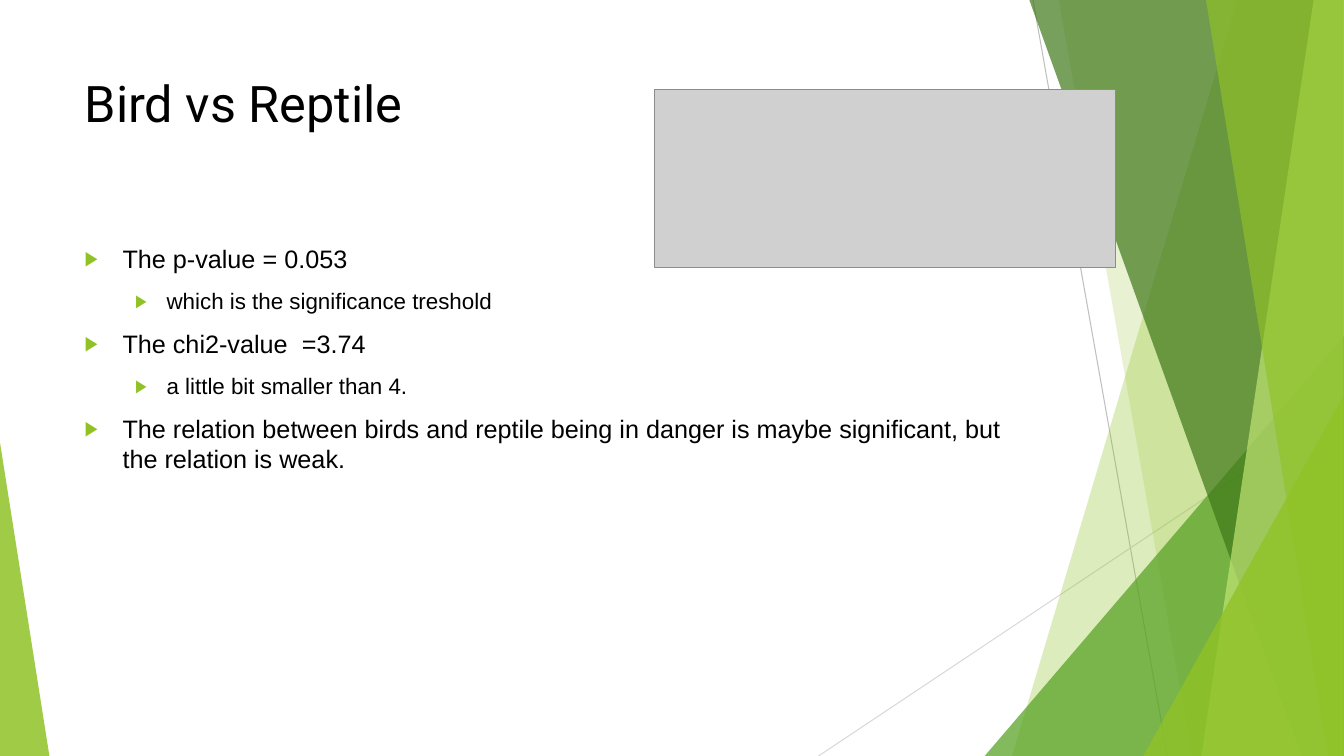
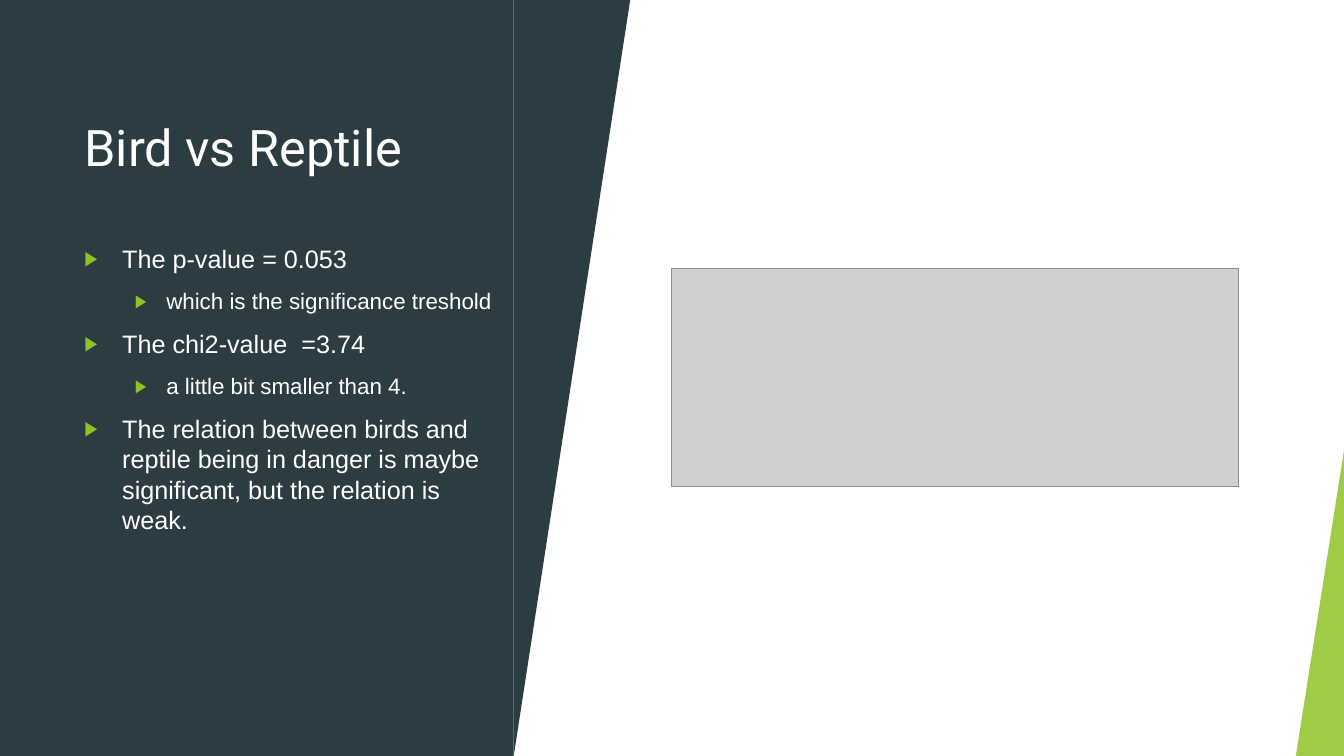
Before and after one commit to kgveronka/biodiversity, a slide deck: slide 14 of Biodiversity in National Parks.pptx (slide 13 before the commit). Drawn at 1344x756 pixels with LibreOffice and Linux fonts; fonts in the diff are those of the drawing; grey boxes stand for pictures. Boxes give left, top, right and bottom in pixels: in the first picture for what was removed or moved away, otherwise in the second. Text is boxed around its words. In the diff, an @@ line names an element or a change of style, - is before the commit and + after.

```diff
--- a/Biodiversity in National Parks.pptx
+++ b/Biodiversity in National Parks.pptx
@@ rectangle added at (x1=0, y1=0, x2=1344, y2=756), fill #FFFFFF @@
@@ rectangle added at (x1=0, y1=0, x2=514, y2=756), fill #2C3C43 @@
@@ triangle added at (x1=514, y1=0, x2=631, y2=756), fill #2C3C43 @@
@@ title "Bird vs Reptile" at (x1=84, y1=128, x2=402, y2=177): text colour #000000 to #FFFFFF; vertical alignment top to middle @@
@@ text "The p-value = 0.053" at (x1=122, y1=249, x2=491, y2=530): text colour #000000 to #FFFFFF @@
@@ picture resized from (x1=655, y1=90, x2=1116, y2=267) to (x1=673, y1=268, x2=1239, y2=487) @@
@@ triangle added at (x1=1297, y1=443, x2=1344, y2=756), fill #90C226 at 85% opacity @@
```
Also in this commit, not shown: 13 other slides changed, 7 slides added, 4 slides removed.
